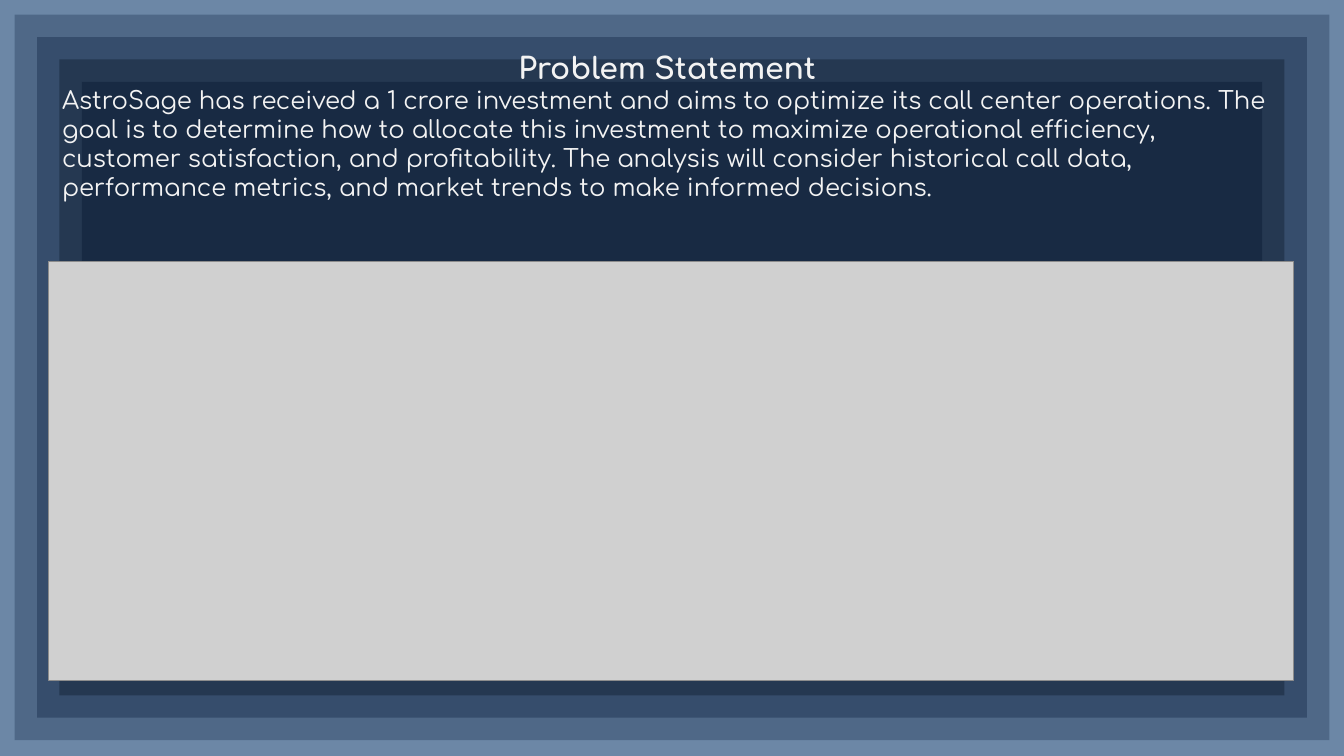
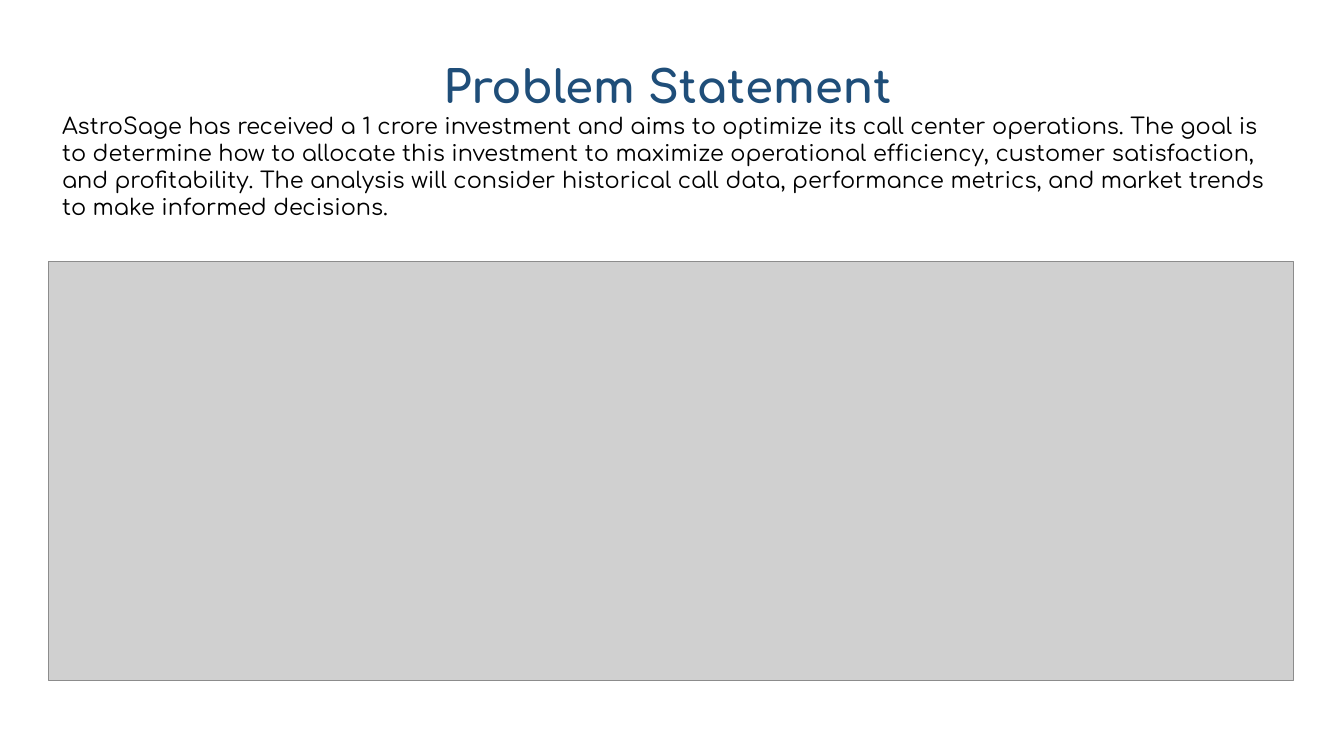
Before and after one commit to vikas9074122983/AstroSage_analysis_excel_dashboard_project, a slide deck: slide 3 of Atrosage_analysis_Vikas.pptx. Drawn at 1344x756 pixels with LibreOffice and Linux fonts; fonts in the diff are those of the drawing; grey boxes stand for pictures. Boxes give left, top, right and bottom in pixels: in the first picture for what was removed or moved away, otherwise in the second. Text is boxed around its words. In the diff, an @@ line names an element or a change of style, - is before the commit and + after.

```diff
--- a/Atrosage_analysis_Vikas.pptx
+++ b/Atrosage_analysis_Vikas.pptx
@@ background #6C87A6 to #FFFFFF @@
@@ rectangle removed at box(15, 15, 1329, 741) @@
@@ text "Problem Statement" at box(62, 67, 1264, 216): size 16 to 24 pt, text colour #F3F3F3 to #1F4E79 in "Problem Statement"; size 13 to 12 pt, text colour #F3F3F3 to #000000 @@
@@ rectangle removed at box(38, 38, 1308, 719) @@
@@ rectangle removed at box(59, 59, 1284, 695) @@
@@ rectangle removed at box(82, 82, 1262, 673) @@
```
Also in this commit, not shown: 18 other slides changed, 8 slides added, 4 slides removed, 2 other files.
